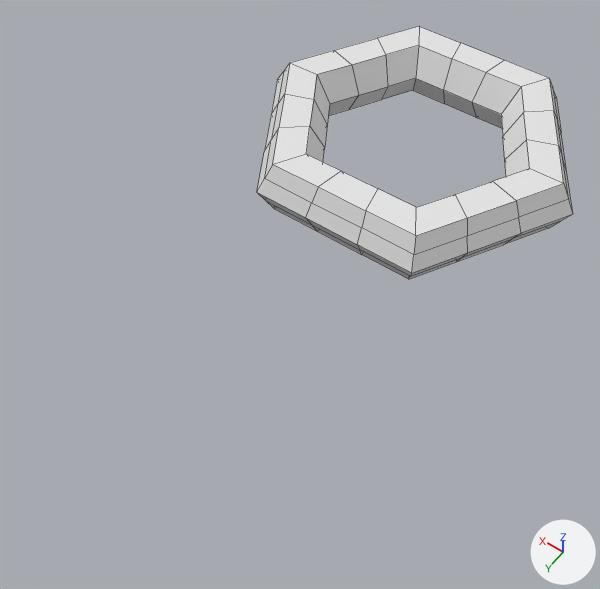
The Blender file Tronology .blend, before and after one commit.
Rendered twice from a 50 mm camera at (-2.02, 4.27, 4.13) aimed at (-0.06, 1.53, -0.18). Lighting does not change. The marker at lower right points along +X, +Y and +Z. The older version comes first. Mesh edges are drawn as thin lines.
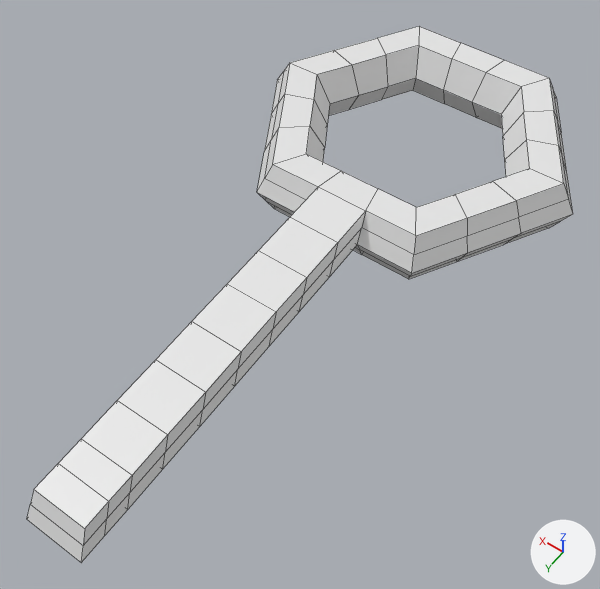
Changed parts and their boxes [x1, y1, x2, y2] in the pictures (600 x 589 px):
'Torus', reshaped (73% wider, 112% taller): before [257, 27, 573, 279]; after [27, 27, 573, 563]
part 1 of me_torus_001, built on: before [257, 73, 573, 273]; after [27, 73, 573, 563]

The change, as a list of edits to the scene's bpy script:
```text
Change me_torus_001:
    used by ob_torus; location = (0.0, 0.0, 0.0)
    remove me_torus_001.from_pydata(...)  # 144 vertices, 144 faces; spans x -1.25..1.25, y -1.08..1.08, z -0.22..0.22
    add me_torus_001.from_pydata(...)  # 234 vertices, 234 faces; spans x -1.25..1.25, y -1.08..3.64, z -0.22..0.22
    me_torus_001 part 1
    19 faces are deleted
    76 vertices are added at x -1.19..1.19, y -1.03..3.64, z -0.21..0.19
    8 new vertices lie (0.01, 0.33, -0.03) away from vertices in x -0.19..0.23, y 1.34..2.03, z -0.08..0.14
    6 new vertices lie (0.0, 0.18, -0.01) away from vertices in x -0.15..0.26, y 3.18..3.46, z -0.2..0.03
    109 new faces join them
```
